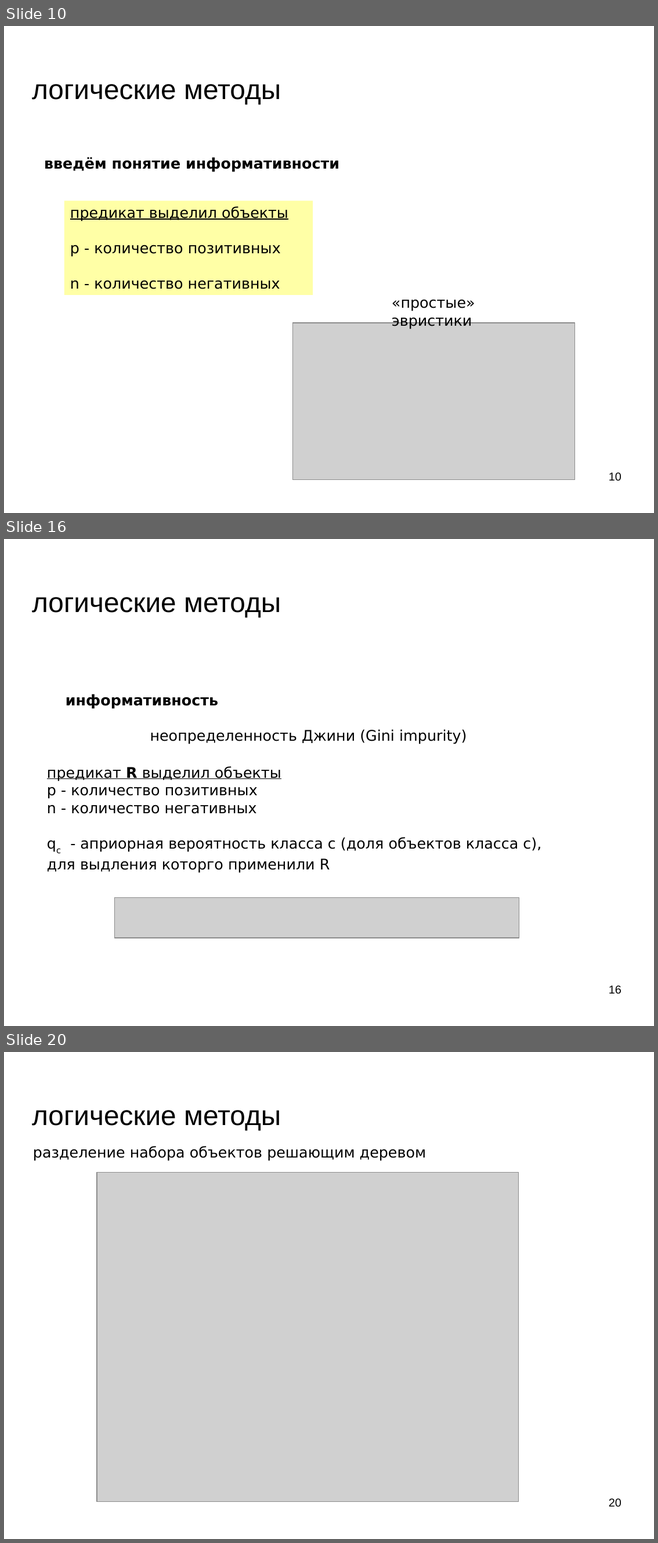
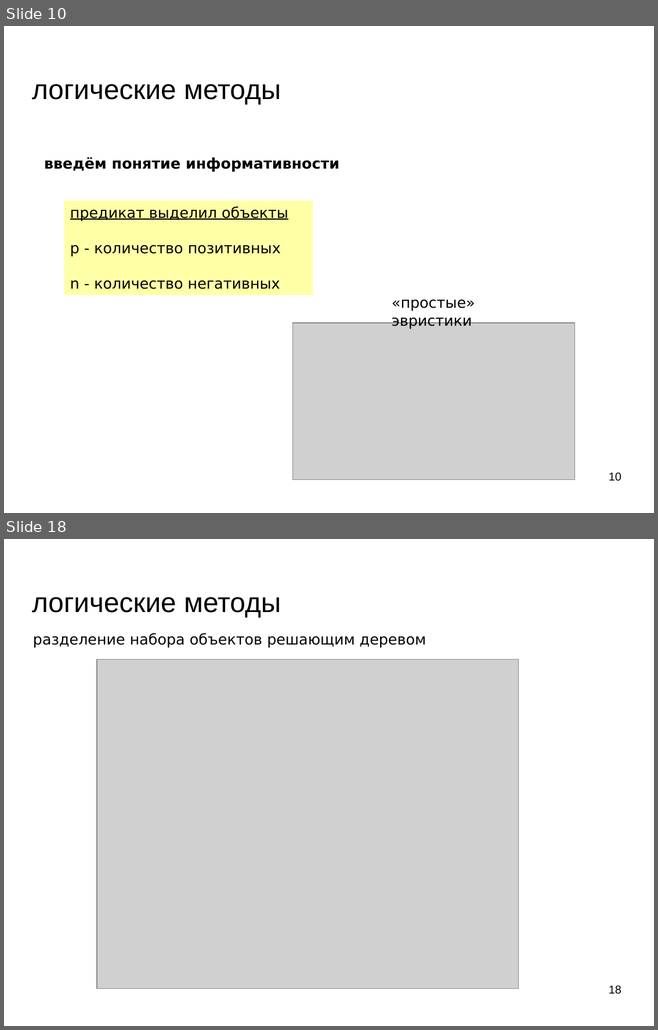
Before and after one commit to mechanoid5/ml_lectorium_legacy, a slide deck: 12-logical.odp. Shown one above the other, each under a label of ours: slides 10, 16 and 20 before the commit, slides 10 and 18 after it; the slides between them are not shown. The pictures are 658x1543 and 658x1030 pixels, drawn with LibreOffice and Linux fonts; fonts in the diff are those of the drawing; grey boxes stand for pictures; background and template pictures are left out. Boxes give left, top, right and bottom in pixels: in the first picture for what was removed or moved away, otherwise in the second. Text is boxed around its words. In the diff, an @@ line names an element or a change of style, - is before the commit and + after.

```diff
--- a/12-logical.odp
+++ b/12-logical.odp
@@ slide 16 removed at (4,539,654,1026), background picture (left out) @@
@@ title removed at (32,597,281,617) @@
-логические методы
@@ text removed at (65,694,466,744) @@
-информативность
-неопределенность Джини (Gini impurity)
@@ text removed at (47,766,541,873) @@
-предикат R выделил объекты
-p - количество позитивных
-n - количество негативных
-qc - априорная вероятность класса c (доля объектов класса с),
-для выдления которго применили R
@@ picture removed at (114,898,519,938) @@
@@ page number removed at (608,986,621,994) @@
-16
@@ what was slide 20 is now slide 18 @@
@@ page number at (608,986,621,994): text changed @@
-20
+18
```
Also in this commit, not shown: 8 slides changed, 8 other slides removed, 2 other files.
